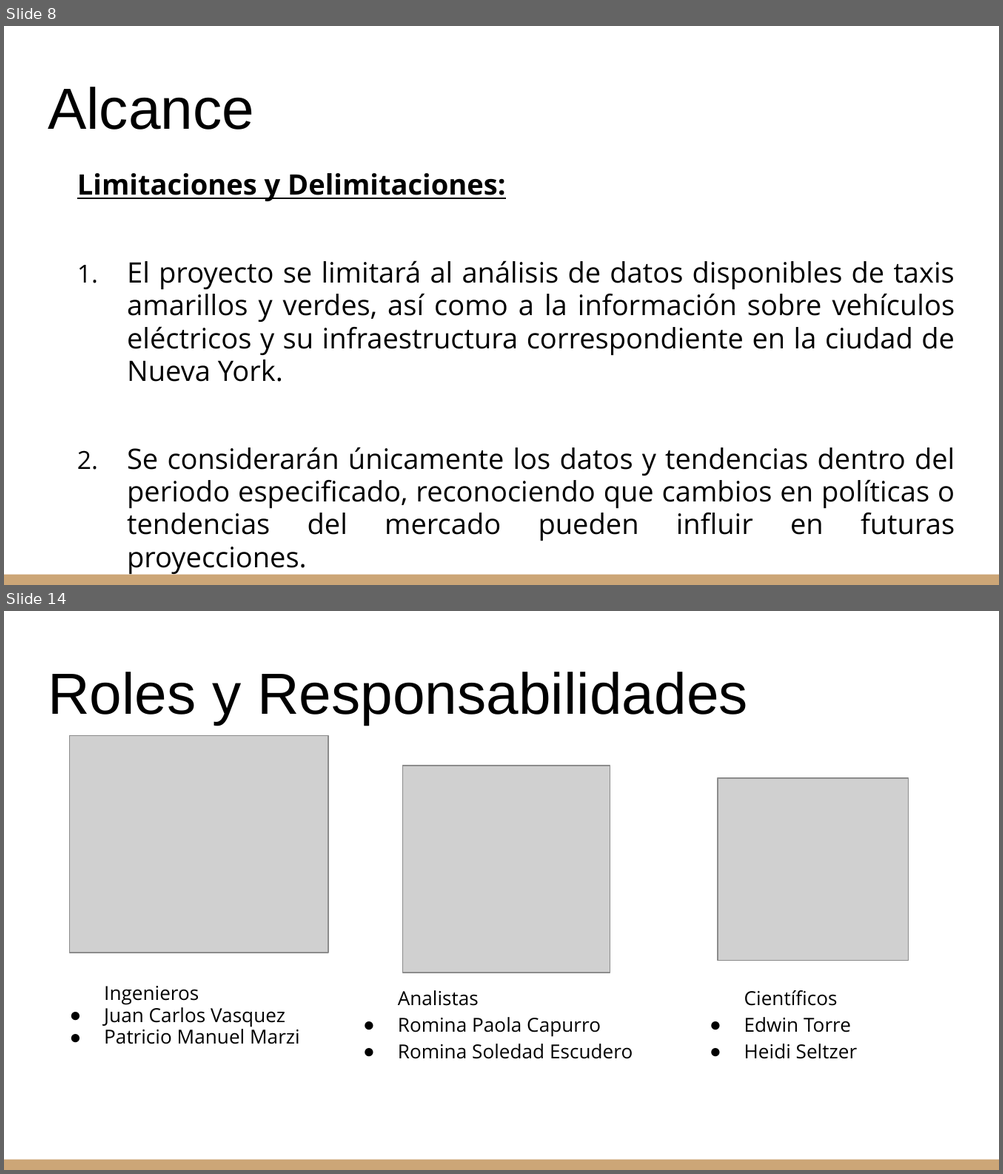
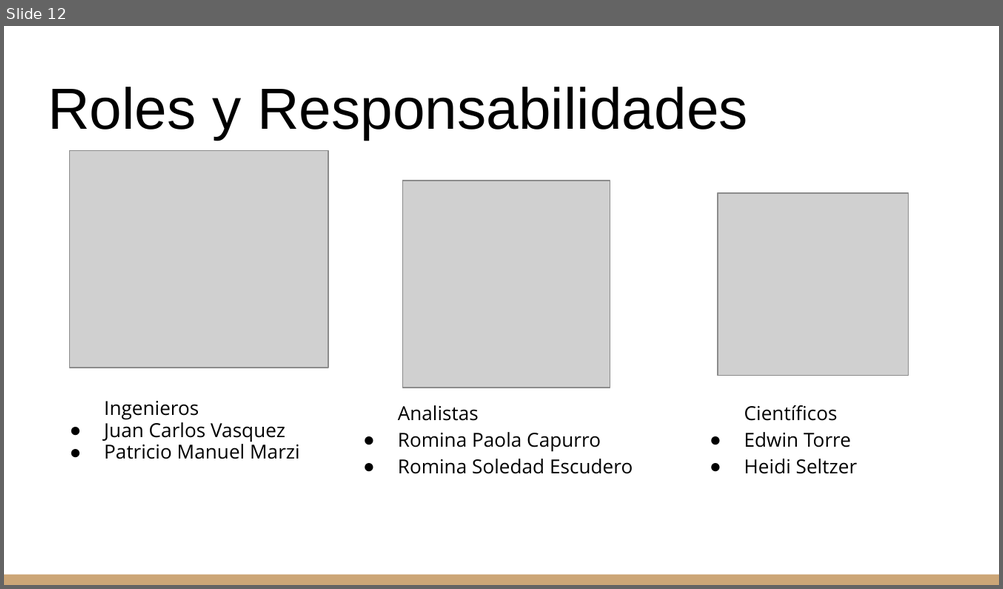
Before and after one commit to Chinaskidev/Dataminds-Consulting, a slide deck: Documentacion/Sprint_1/Demo_Sprint_1.pptx. Shown one above the other, each under a label of ours: slides 8 and 14 before the commit, slide 12 after it; the slides between them are not shown. The pictures are 1003x1174 and 1003x589 pixels, drawn with LibreOffice and Linux fonts; fonts in the diff are those of the drawing; grey boxes stand for pictures. Boxes give left, top, right and bottom in pixels: in the first picture for what was removed or moved away, otherwise in the second. Text is boxed around its words. In the diff, an @@ line names an element or a change of style, - is before the commit and + after.

```diff
--- a/Documentacion/Sprint_1/Demo_Sprint_1.pptx
+++ b/Documentacion/Sprint_1/Demo_Sprint_1.pptx
@@ slide 8 removed at box(4, 26, 999, 585), background #FFFFFF; not listed: 1 template element that a slide beside it also shows @@
@@ title removed at box(48, 87, 254, 130) @@
-Alcance
@@ text removed at box(77, 173, 955, 575) @@
-Limitaciones y Delimitaciones:
-1. El proyecto se limitará al análisis de datos disponibles de taxis amarillos y verdes, así como a la información sobre vehículos eléctricos y su infraestructura correspondiente en la ciudad de Nueva York.
-2. Se considerarán únicamente los datos y tendencias dentro del periodo especificado, reconociendo que cambios en políticas o tendencias del mercado pueden influir en futuras proyecciones.
@@ what was slide 14 is now slide 12 @@
```
Also in this commit, not shown: 9 slides changed, 2 slides added, 4 other slides removed, 2 other files.
